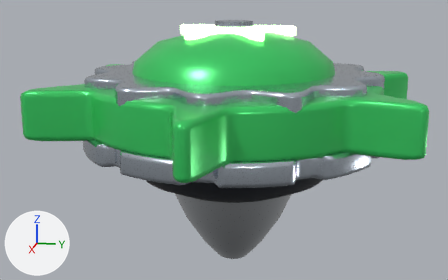
The glTF model public/models/top_2.glb as it was, and as the next commit left it.
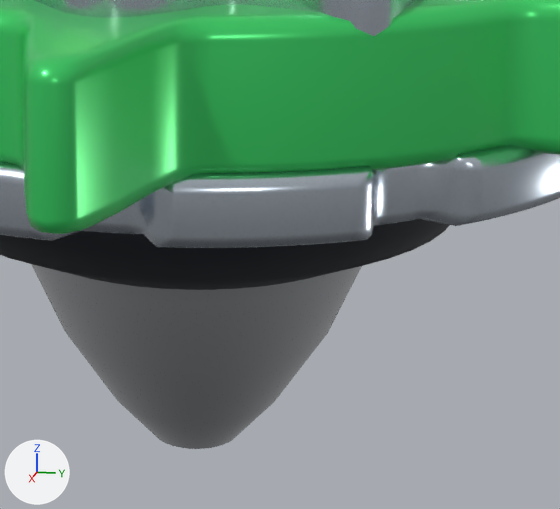
Each version appears first whole from a 50 mm lens placed at (1.945, 0.358, 0.897), pointed at (0.003, -0.031, 0.411), and next in a close-up on the part from 37% to 81% of the width and 36% to 100% of the height. Arrows for +X, +Y and +Z are at lower left; the lights stay in place. The first two pictures are the older version. Where no turn or scale is listed for an object, it has been applied to the vertices.

In view in the first close-up: 'Gale Blades', 'Gale Disc', 'Gale Driver', 'Gale Ring', 'Gale Tip'.
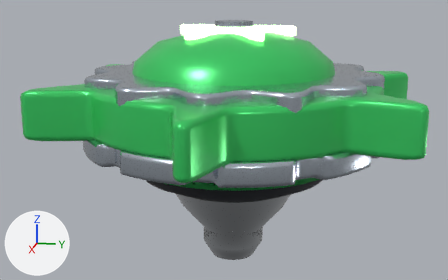
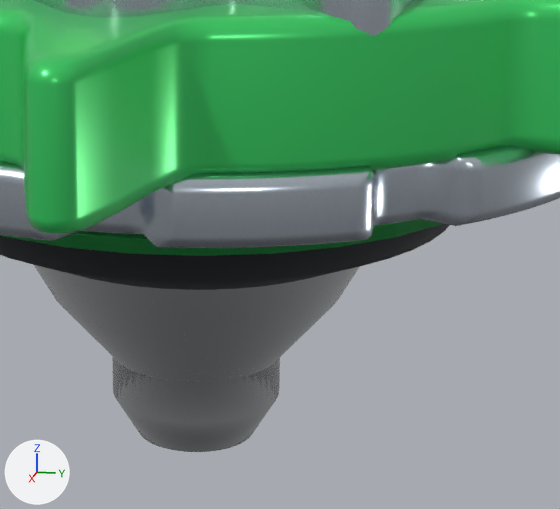
What the commit changed:
me_gale_tip_003 has 288 vertices, 480 faces and spans x -0.21..0.21, y -0.21..0.21, z 0.0..0.27.
me_gale_tip_003 is used by ob_gale_tip; location (0.0, 0.0, 0.0).
me_gale_tip_003 part 1: 96 of 288 vertices moved; they spanned x -0.2..0.2, y -0.2..0.2, z 0.16..0.25 and now span x -0.17..0.17, y -0.17..0.17, z 0.12..0.2; mean shift (0.0, 0.0, -0.045); largest move (0.127, 0.097, 0.16) -> (0.079, 0.061, 0.12).
me_gale_tip_003 part 2: all 48 vertices in x -0.05..0.05, y -0.05..0.05, z 0.015 are scaled about their middle by (1.4, 1.4, 1), then moved by (0.0, 0.0, 0.005).
Mesh me_gale_driver_band_001 is new.
It is a 32-sided cylinder along z spanning x -0.352..0.352, y -0.352..0.352, z -0.015..0.015.
It uses material mat_gale_paint (green #3ed46b).
Object 'Gale Driver Band' (ob_gale_driver_band) is new; it shows me_gale_driver_band_001.
Its location is (0.0, 0.0, 0.37).

Pixel boxes (x1, y1, x2, y2) of what changed, in the close-ups (560 x 509 px; the box of a moved part takes in the faces that stretch with it):
'Gale Tip', reshaped: before (31, 264, 362, 449); after (34, 265, 360, 452)
'Gale Driver Band', added (green): after (0, 219, 443, 256)
part 1 of me_gale_tip_003, moved or reshaped: before (31, 264, 362, 423); after (34, 265, 360, 423)
part 2 of me_gale_tip_003, moved or reshaped: before (121, 404, 272, 449); after (118, 400, 276, 452)
